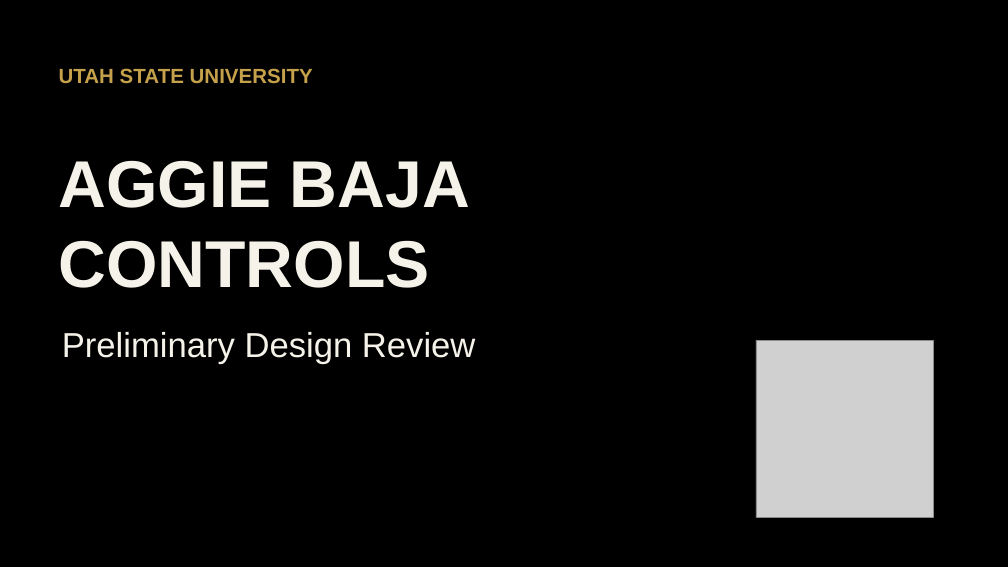
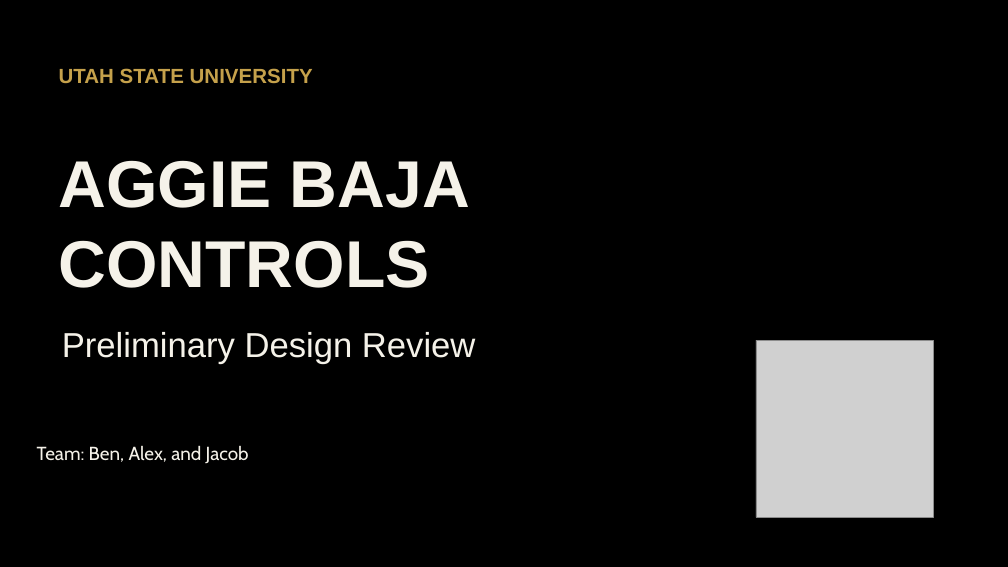
Before and after one commit to Polowater123/Aggie-Baja-Controls-The-A.B.C.-, a slide deck: slide 1 of PDR Draft.pptx. Drawn at 1008x567 pixels with LibreOffice and Linux fonts; fonts in the diff are those of the drawing; grey boxes stand for pictures. Boxes give left, top, right and bottom in pixels: in the first picture for what was removed or moved away, otherwise in the second. Text is boxed around its words. In the diff, an @@ line names an element or a change of style, - is before the commit and + after.

```diff
--- a/PDR Draft.pptx
+++ b/PDR Draft.pptx
@@ text added at (37, 445, 249, 463), 18 pt, text #F5F2E9 @@
+Team: Ben, Alex, and Jacob
```
Also in this commit, not shown: 4 other slides changed, 1 slide added, 2 slides removed.
